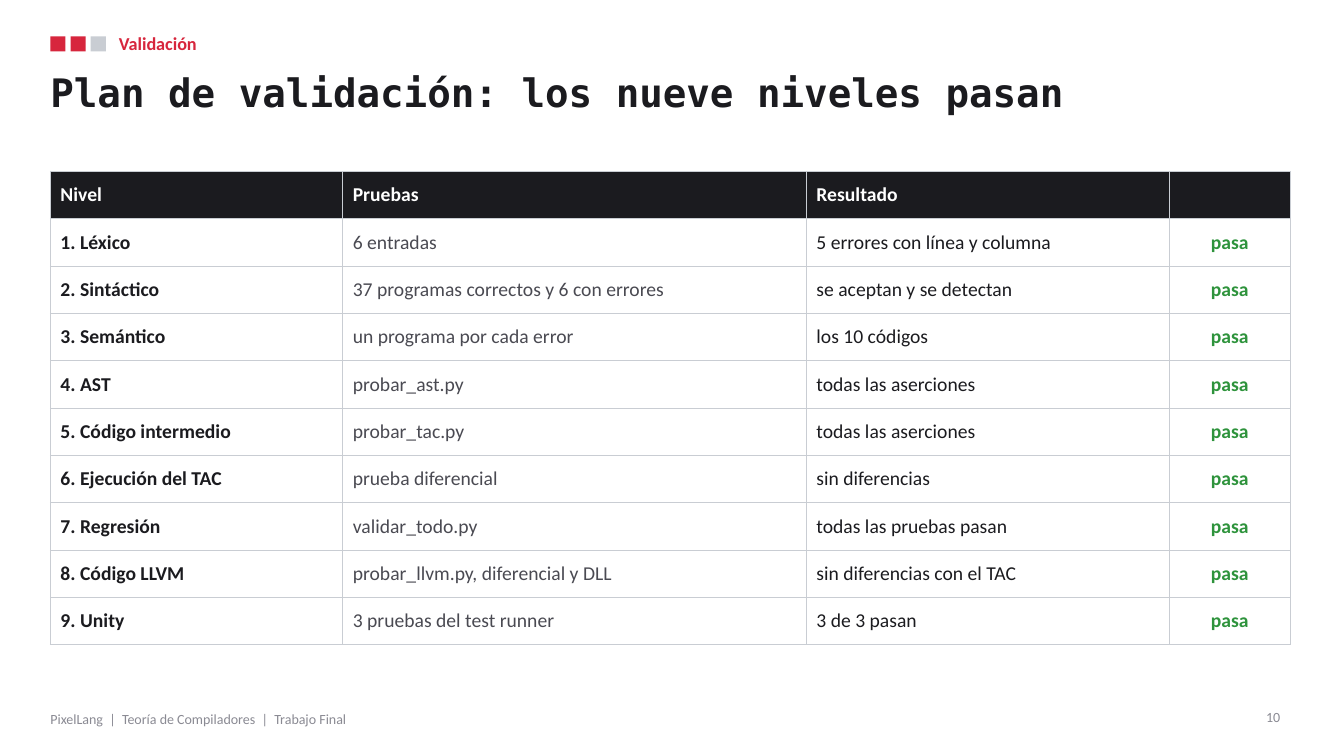
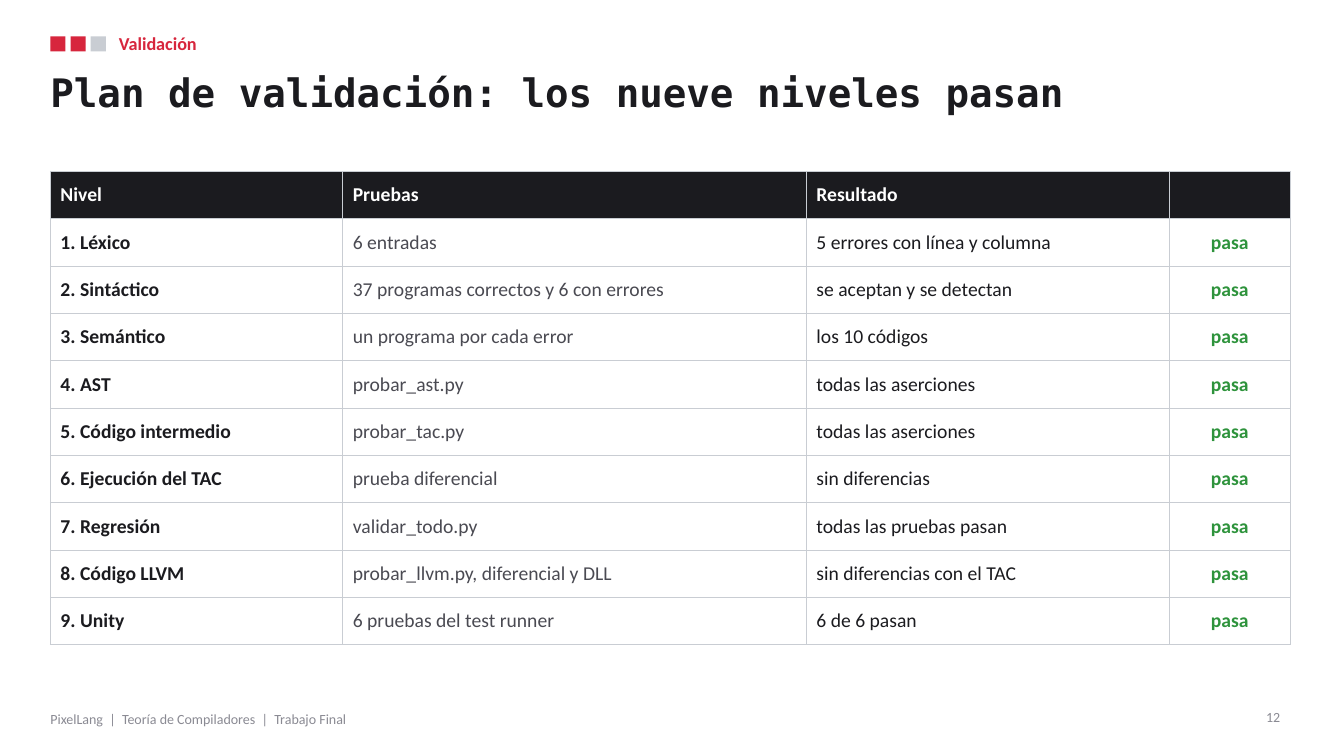
Before and after one commit to DavidRamPari/pixellang, a slide deck: slide 12 of docs/PixelLang_TrabajoFinal_Presentacion.pptx (slide 10 before the commit). Drawn at 1344x756 pixels with LibreOffice and Linux fonts; fonts in the diff are those of the drawing. Boxes give left, top, right and bottom in pixels: in the first picture for what was removed or moved away, otherwise in the second. Text is boxed around its words. In the diff, an @@ line names an element or a change of style, - is before the commit and + after.

```diff
--- a/docs/PixelLang_TrabajoFinal_Presentacion.pptx
+++ b/docs/PixelLang_TrabajoFinal_Presentacion.pptx
@@ table at [50,171,1291,634] @@
-row 10, column 2: 3 pruebas del test runner
+row 10, column 2: 6 pruebas del test runner
-row 10, column 3: 3 de 3 pasan
+row 10, column 3: 6 de 6 pasan
@@ page number at [1266,713,1280,722]: text changed @@
-10
+12
```
Also in this commit, not shown: 6 other slides changed, 2 slides added, 4 other files.
